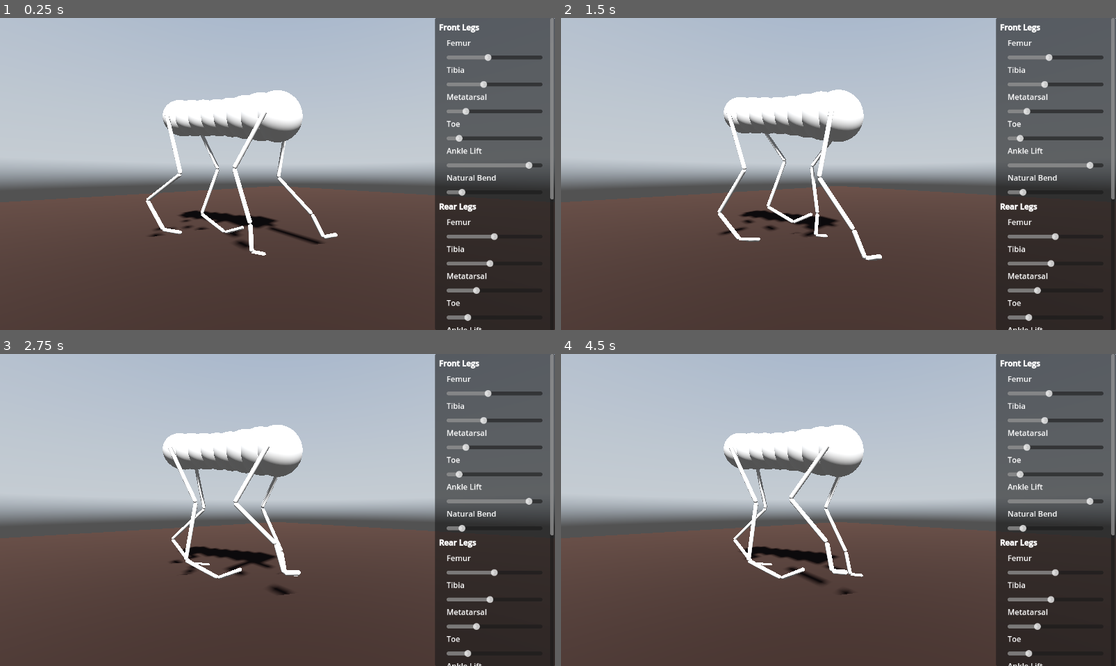
Above: before the commit, frames 1-4 (two rows, left to right).
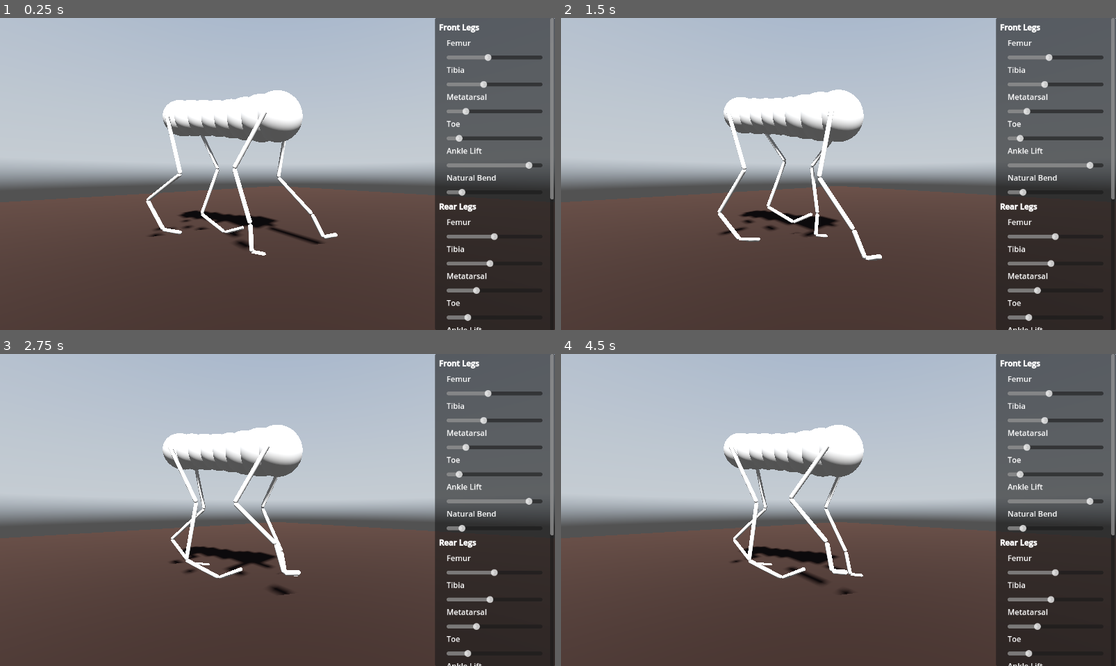
Above: after the commit, the same moments.

Repository: jehoz/legs-and-gaits
Game: Godot game, scene res://scenes/default.tscn
The game is run twice, just before and just after one commit, with the same random seed, the same clock (stepped at 60 frames per second) and the same inputs. A sky picture missing from this copy of the repository is replaced by a grey-blue gradient.
Inputs:
- Up to frame 1 (0.25 s): no input
- Up to frame 2 (1.5 s): no input
- Up to frame 3 (2.75 s): no input
- Up to frame 4 (4.5 s): no input

The runs differ from the first frame. In frame 1, 0.2% of the frame differs, in the area x 26-49%, y 23-71%; in frame 2, 0.4%; in frame 3, 0.5%, in the area x 30-49%, y 23-72%; in frame 4, 0.5%.

Commit message:
Use bezier curve to smoothly reorient body segments

Diff:
--- a/scripts/body_ik_solver.gd
+++ b/scripts/body_ik_solver.gd
@@ -7,18 +7,31 @@
 # they interpolate between the independent segments as smoothly as possible.
 var segments: Array[BodySegment] = []
 
+var body_length: float = 1.0
+
 func _process(_delta: float):
-	# very simple stupid temporary implementation
-	var y0 = segments[0].position.y
-	var y1 = segments[-1].position.y
-	var z0 = segments[0].z_offset
-	var z1 = segments[-1].z_offset
+	# not "true" IK, but repositions and orients each body segment smoothly
+	# between the front and back using a bezier curve
+
+	var control_points = [
+		segments[0].global_position,
+		segments[0].global_position + segments[0].global_basis.z * (body_length / 2),
+		segments[-1].global_position + -segments[0].global_basis.z * (body_length / 2),
+		segments[-1].global_position
+	]
+	var n = control_points.size()
+
 	for i in range(1, segments.size()-1):
-		var segment = segments[i]
-		var z_percent = abs(segment.z_offset - z0) / abs(z1 - z0)
-		segment.position.y = y0 * (1 - z_percent) + y1 * z_percent
-	for i in range(segments.size()-1):
-		segments[i+1].look_at(segments[i].global_position, Vector3.UP)
+		var t = float(i) / segments.size()
+		var curve_pt = Vector3(0, 0, 0)
+		var w = [1, 3, 3, 1]
+		for j in range(n):
+			curve_pt.x += control_points[j].x * pow(1-t, (n-1)-j) * pow(t, j) * w[j]
+			curve_pt.y += control_points[j].y * pow(1-t, (n-1)-j) * pow(t, j) * w[j]
+			curve_pt.z += control_points[j].z * pow(1-t, (n-1)-j) * pow(t, j) * w[j]
+		segments[i].global_position = curve_pt
 
-func error(angles: Array[Vector3]):
-	pass
+	for i in range(1, segments.size()-1):
+		var direction = segments[i+1].global_position - segments[i-1].global_position
+		var look_target = segments[i].global_position + direction
+		segments[i].look_at(look_target, Vector3.UP)
--- a/scripts/creature.gd
+++ b/scripts/creature.gd
@@ -9,6 +9,7 @@
 		return
 
 	var body_ik_solver = BodyIKSolver.new()
+	body_ik_solver.body_length = blueprint.body_length
 	add_child(body_ik_solver)
 
 	for i in range(blueprint.num_body_segments):
